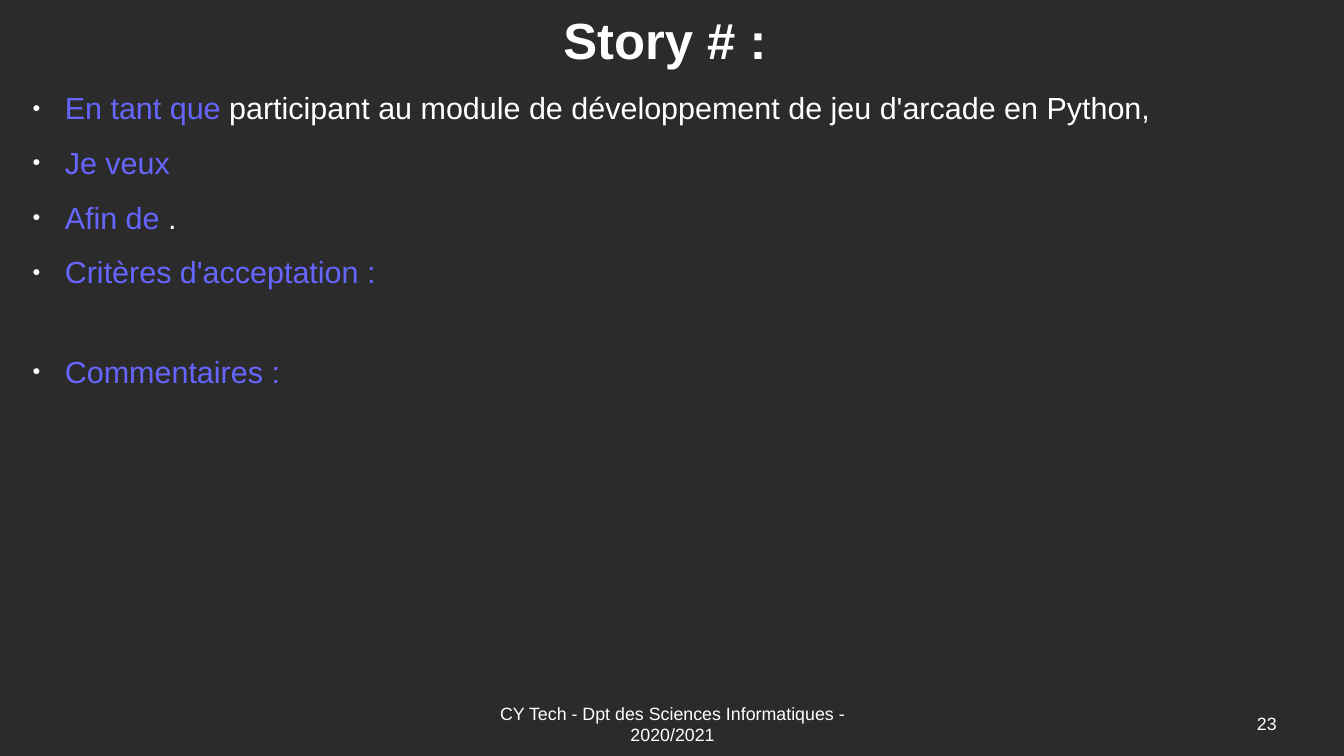
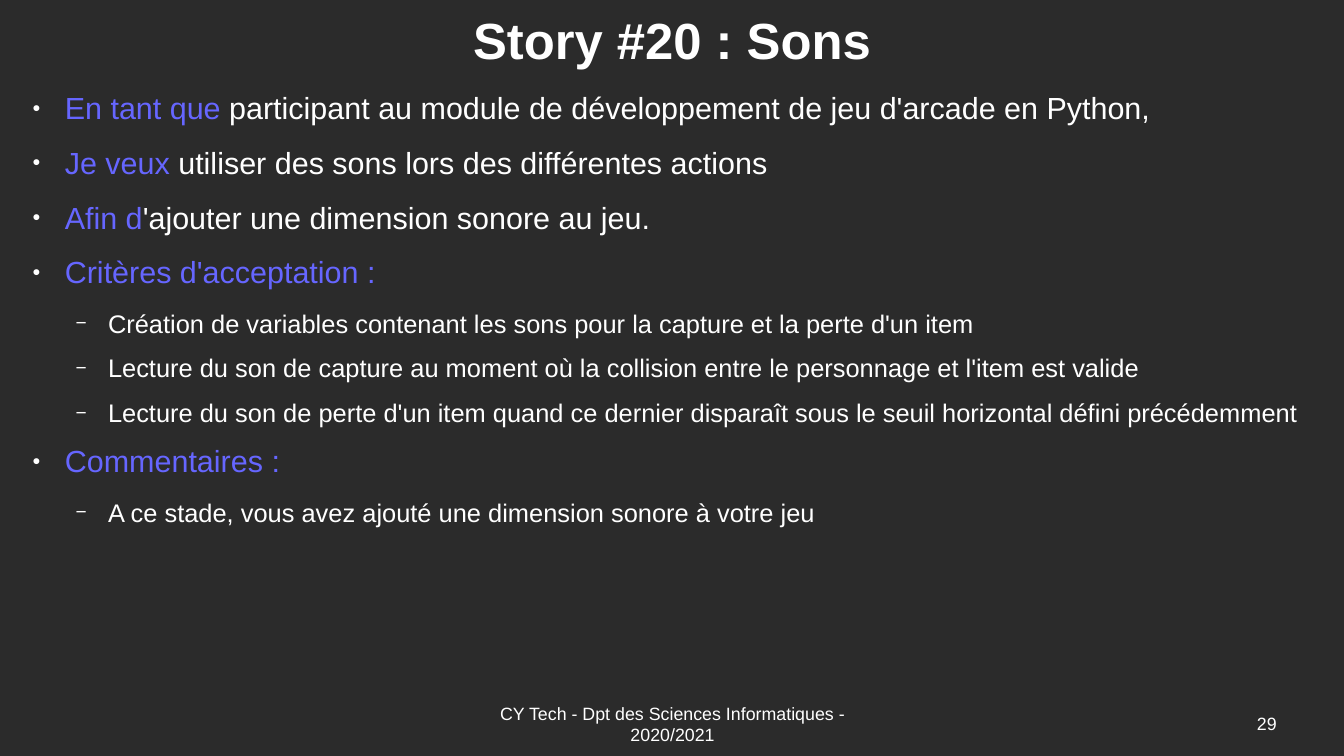
Before and after one commit to Romuald78/pyArcade, a slide deck: slide 29 of doc/UE_Libre_Jeu_Arcade_Stories.odp (slide 23 before the commit). Drawn at 1344x756 pixels with LibreOffice and Linux fonts; fonts in the diff are those of the drawing; background and template pictures are left out; a plain dark background stands for a picture behind light text. Boxes give left, top, right and bottom in pixels: in the first picture for what was removed or moved away, otherwise in the second. Text is boxed around its words. In the diff, an @@ line names an element or a change of style, - is before the commit and + after.

Commit message:
Story Documentation OK

```diff
--- a/doc/UE_Libre_Jeu_Arcade_Stories.odp
+++ b/doc/UE_Libre_Jeu_Arcade_Stories.odp
@@ title at bbox=[473, 23, 871, 69]: text changed @@
-Story # :
+Story #20 : Sons
@@ text at bbox=[65, 151, 768, 234]: text changed; text colour #6666FF to #FFFFFF @@
-● Je veux
-● Afin de .
+● Je veux utiliser des sons lors des différentes actions
+● Afin d'ajouter une dimension sonore au jeu.
@@ text at bbox=[108, 314, 1297, 428]: paragraphs added @@
+  − Création de variables contenant les sons pour la capture et la perte d'un item
+  − Lecture du son de capture au moment où la collision entre le personnage et l'item est valide
+  − Lecture du son de perte d'un item quand ce dernier disparaît sous le seuil horizontal défini précédemment
@@ text at bbox=[108, 503, 815, 527]: paragraph added @@
+  − A ce stade, vous avez ajouté une dimension sonore à votre jeu
@@ page number at bbox=[1257, 717, 1277, 730]: text changed @@
-23
+29
```
Also in this commit, not shown: 13 other slides changed, 15 slides added, 3 other files.
